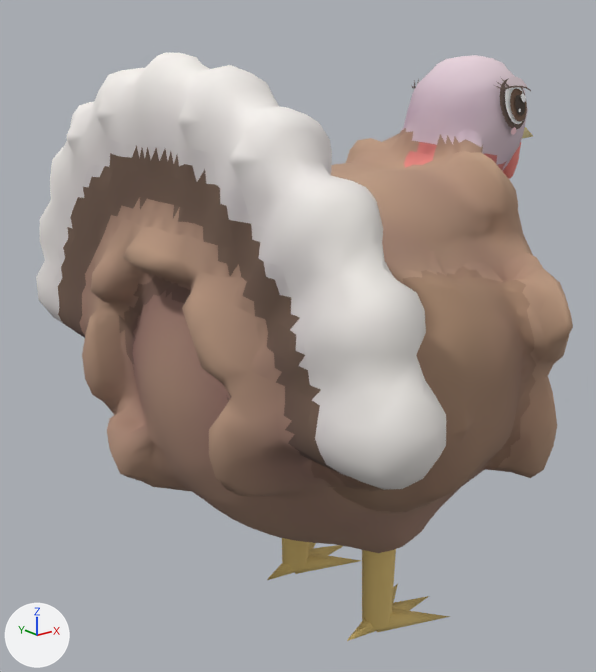
Two versions of the glTF model art/models/animals/turkey.glb, one commit apart.
The view is the same before and after, from a 50 mm camera at (-0.595, -0.628, 0.585) aimed at (-0.048, 0.055, 0.312). Every picture has the same lights, and +X, +Y and +Z are marked at lower left. The first picture is the older version. Vertices at exactly the same position are counted once.

The older version as bpy lines, for what is in view:
```python
me_turkey = bpy.data.meshes.new('turkey')
me_turkey.from_pydata(...)  # 4287 vertices, 7465 faces; spans x -0.275..0.275, y -0.3..0.3, z 0.0..0.608
me_turkey.materials.append(mat_coat)
ob_turkey = bpy.data.objects.new('turkey', me_turkey)
ob_turkey.location = (0.0, 0.0, 0.0)
```
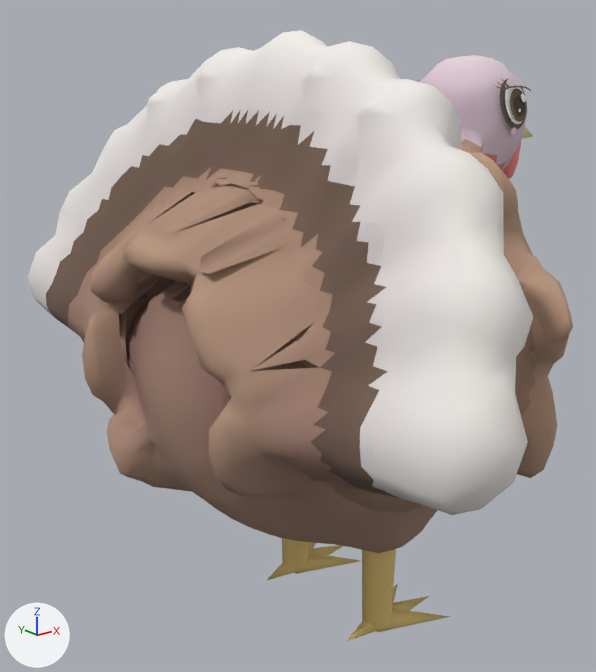
The newer file adds a shape key; the second version is drawn at full value of the shape key 'display' of 'turkey', and the change is written as the vertex moves it makes.

Location of each change, (x1, y1, x2, y2) in pixels of the pictures (596 x 672 px; the box of a moved part takes in the faces that stretch with it):
'turkey', reshaped: before (36, 53, 573, 641); after (27, 30, 573, 641)
part 1 of me_turkey, moved or reshaped: before (36, 53, 446, 490); after (27, 30, 533, 515)

Edits to the bpy script that builds the scene:
```text
Change me_turkey:
    used by ob_turkey; location = (0.0, 0.0, 0.0)
    remove me_turkey.from_pydata(...)  # 4287 vertices, 7465 faces; spans x -0.275..0.275, y -0.3..0.3, z 0.0..0.608
    add me_turkey.from_pydata(...)  # 4287 vertices, 7465 faces; spans x -0.275..0.275, y -0.343..0.377, z 0.0..0.627
    me_turkey part 1: 1116 of the vertices in x -0.263..-0.168, y -0.3..0.3, z 0.293..0.605 are turned 25.8 degrees about the y axis through their middle and scaled by 1.2, then moved by (0.076, 0.017, 0.001)
```
